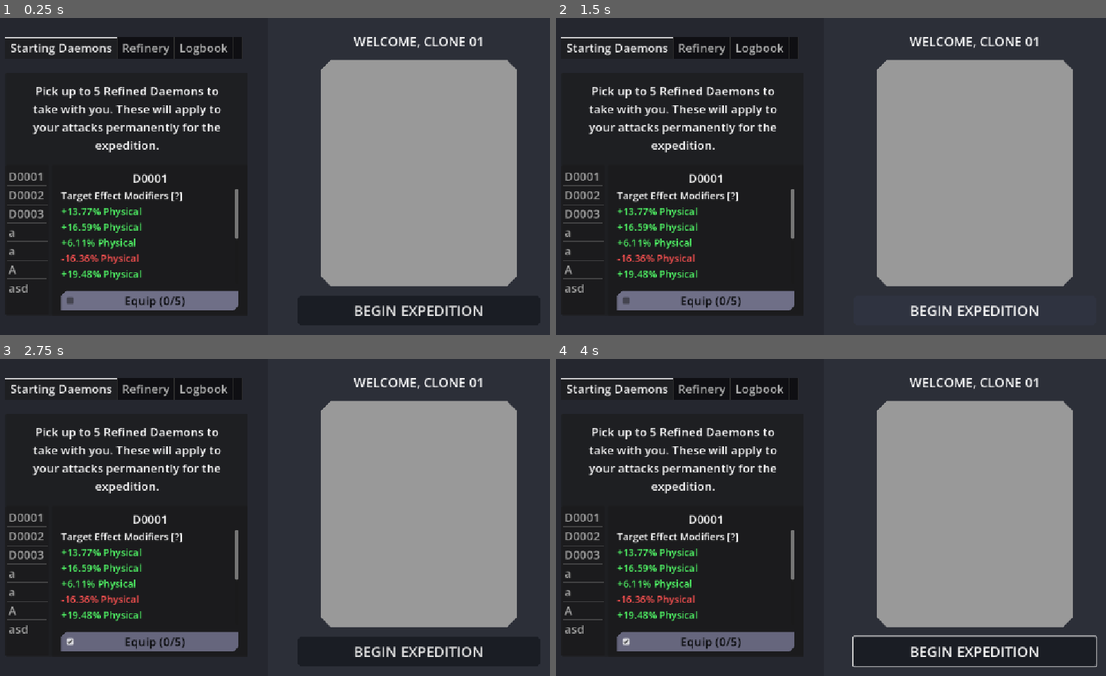
Above: before the commit, frames 1-4 (two rows, left to right).
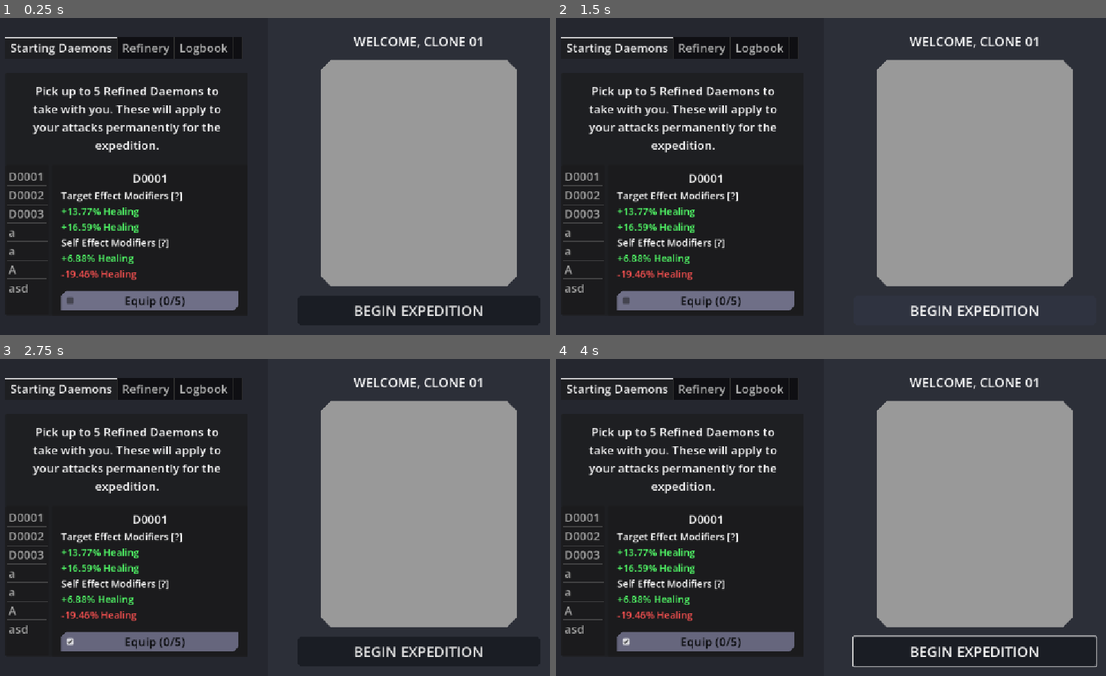
Above: after the commit, the same moments.

Repository: ProgrammerOnCoffee/operation-daemon
Game: Godot game, scene res://scenes/laboratory.tscn
The game is run twice, just before and just after one commit, with the same random seed, the same clock (stepped at 60 frames per second) and the same inputs. This scene is started directly instead of the project's main scene.
Inputs (mouse positions are in pixels of both pictures, inside the frame that each line leads up to):
- Up to frame 1 (0.25 s): no input
- Up to frame 2 (1.5 s): click "BEGIN EXPEDITION" at 0.5 s; click "BEGIN EXPEDITION" at 1.25 s
- Up to frame 3 (2.75 s): click "Equip (0/5)" at 2 s
- Up to frame 4 (4 s): tap Enter at 2.75 s; move the mouse to (946, 501) at 2.77 s; hold Right (select_right) 2.78-3.53 s; hold Space (qte_press) 2.78-3.53 s; click (946, 501) at 2.92 s; move the mouse to (710, 533) at 3.52 s; hold Down (ui_down) from 3.53 s (still down); tap Space (qte_press) at 3.6 s

The runs differ from the first frame. In frame 1, 1.3% of the frame differs, in the area x 11-44%, y 54-83%; in frame 2, 1.3%; in frame 3, 1.3%; in frame 4, 1.3%.

Commit message:
Effect Types As Effects
Made modifiers' effect types the effects they apply to instead of a whole separate resource.

Diff:
--- a/resources/effect_types/example_effect_type.tres
+++ /dev/null
@@ -1,9 +0,0 @@
-[gd_resource type="Resource" script_class="EffectType" format=3 uid="uid://dvg28phw86fnm"]
-
-[ext_resource type="Script" uid="uid://dohar2v1ml18f" path="res://scripts/effect_type.gd" id="1_qg2bl"]
-
-[resource]
-script = ExtResource("1_qg2bl")
-name = "Physical"
-description = "Instantaneous damage applied to the target. The simplest effect."
-metadata/_custom_type_script = "uid://dohar2v1ml18f"
--- a/scripts/daemon_overview.gd
+++ b/scripts/daemon_overview.gd
@@ -16,7 +16,7 @@
 func _ready() -> void:
 	var test_daemon := Daemon.new()
 
-	for i in 10:
+	for i in 4:
 		test_daemon.modifiers.append(TestModifier.new())
 
 	daemon = test_daemon
@@ -36,10 +36,7 @@
 		for vbox in vboxes.values(): for child in vbox.get_children(): child.queue_free()
 
 		# Add each modifier to its respective list.
-		for modifier in daemon.modifiers:
-			var text := "%s %s" % [percent_as_string(modifier.percent), modifier.effect_type.name]
-			var label = push_text(modifier)
-
+		for modifier in daemon.modifiers: push_text(modifier)
 
 	else:
 		title.text = "None"
@@ -49,7 +46,7 @@
 
 func push_text(modifier:Modifier) -> Label:
 
-	var text = "%s %s" % [percent_as_string(modifier.percent), modifier.effect_type.name]
+	var text = "%s %s" % [percent_as_string(modifier.percent), modifier.effect_type.effect_name]
 
 	var new := Label.new()
 
@@ -60,7 +57,7 @@
 	vboxes[modifier.target_type].add_child(new)
 
 	new.mouse_filter = Control.MOUSE_FILTER_PASS
-	new.tooltip_text = modifier.effect_type.name + "\n--\n" + modifier.effect_type.description
+	new.tooltip_text = modifier.effect_type.effect_name + "\n--\n" + modifier.effect_type.description
 
 	return new
 
--- a/scripts/effect.gd
+++ b/scripts/effect.gd
@@ -6,9 +6,9 @@
 # let you get the single-value ones like normal variables,
 # but none can be set.
 
-var effect_type :EffectType: get = _get_effect_type
-## The type of the effect. Also used to apply effects.
-@abstract func _get_effect_type() -> EffectType
+var effect_name :String: get = _get_effect_name
+## The name of the effect.
+@abstract func _get_effect_name() -> String
 
 var description :String: get = _get_description
 ## The description of the effect.
--- a/scripts/effect_type.gd
+++ /dev/null
@@ -1,6 +0,0 @@
-class_name EffectType extends Resource
-## A type of Effect - just holds the name and desc. For comparing two
-## types, and allowing both sides to get the name & desc w/o caring about each other.
-
-@export var name:String
-@export_multiline() var description:String
--- a/scripts/modifier.gd
+++ b/scripts/modifier.gd
@@ -6,9 +6,9 @@
 # let you get the single-value ones like normal variables,
 # but none can be set.
 
-var effect_type :EffectType: get = _get_effect_type
-## The type of the effect. Also used to apply effects.
-@abstract func _get_effect_type() -> EffectType
+var effect_type :Effect: get = _get_effect_type
+## The type of the effect. Used to apply effects.
+@abstract func _get_effect_type() -> Effect
 
 var percent:float
 ## The percentage change to apply to the effect's base, as a float. 0.9 = -10%.
--- a/scripts/modifiers/test_modifier.gd
+++ b/scripts/modifiers/test_modifier.gd
@@ -1,7 +1,8 @@
 class_name TestModifier extends Modifier
 ## A test modifier that returns random values.
 
-func _get_effect_type() -> EffectType: return preload("res://resources/effect_types/example_effect_type.tres")
+func _get_effect_type() -> Effect:
+	return ExampleEffect.new()
 
 # Ranging from -20% to +20%
 func _get_new_percent() -> float: return randf_range(0.8, 1.2)
Not shown, removed: scripts/effect_type.gd.uid
